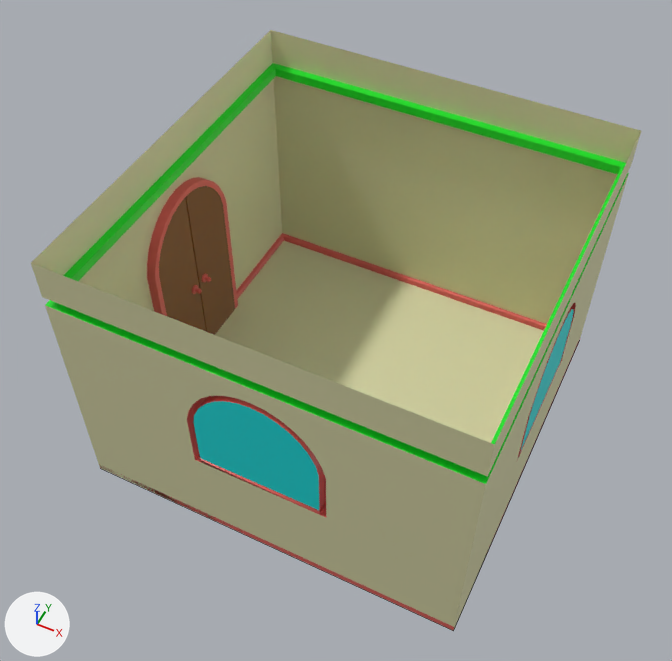
Before and after pictures for a commit that changed the FBX model Assets/BlenderModels/kitchen.fbx.
One viewpoint serves both versions: a 50 mm camera at (2.68, -5.79, 8.3) aimed at (0.01, -0.45, 1.63). The lights are fixed; the arrows at lower left show +X, +Y and +Z. Mesh edges are drawn as thin lines on the coarser meshes.

Objects in the first picture: 'Floor', 'Walls'.
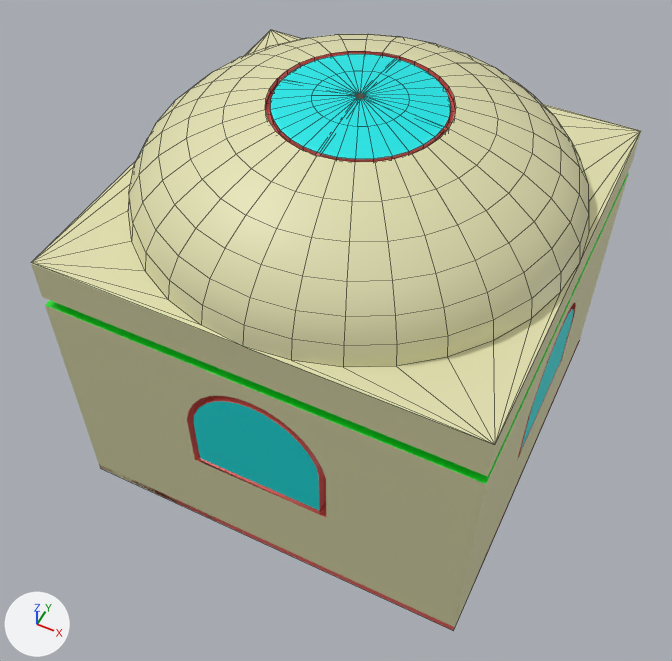
Boxes (x1, y1, x2, y2) around the edits, measured in the pictures (672 x 661 px):
'Roof', added (beige): after (31, 30, 641, 444)
    faces in mat_base (beige #e2e0b0): (31, 30, 641, 444)
    faces in mat_window (cyan #00e7e7): (270, 54, 451, 159)
    faces in mat_frame (red #e7655c): (265, 51, 456, 162)
'Floor', unchanged, covered by the edit: before (215, 241, 544, 443)

The change, as a list of edits to the scene's bpy script:
```text
Add me_sphere:
    me_sphere.from_pydata(...)  # 381 vertices, 406 faces; spans x -2.0..2.0, y -2.0..2.0, z 3.0..3.99
    # faces by material slot: [229, 113, 64]
    me_sphere.materials.append(mat_base)  # beige #e2e0b0
    me_sphere.materials.append(mat_frame)  # red #e7655c
    me_sphere.materials.append(mat_window)  # cyan #00e7e7
Add ob_roof:
    ob_roof = bpy.data.objects.new('Roof', me_sphere)
    ob_roof.location = (0.0, 0.0, 0.0)
```
